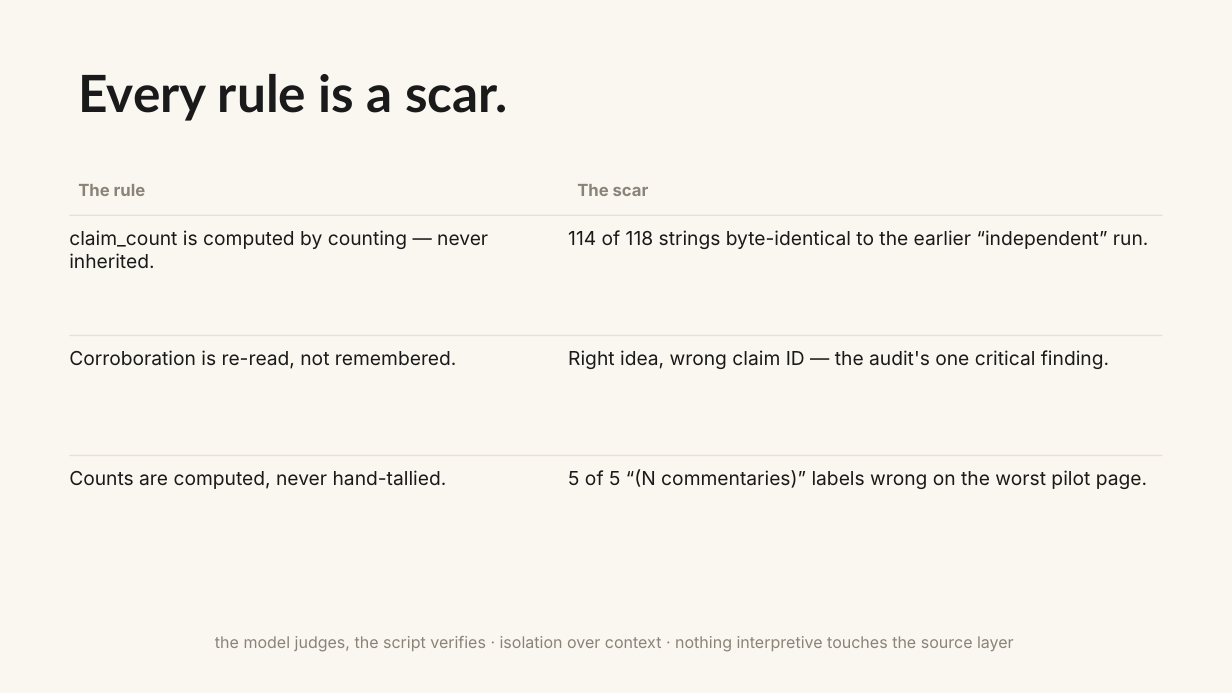
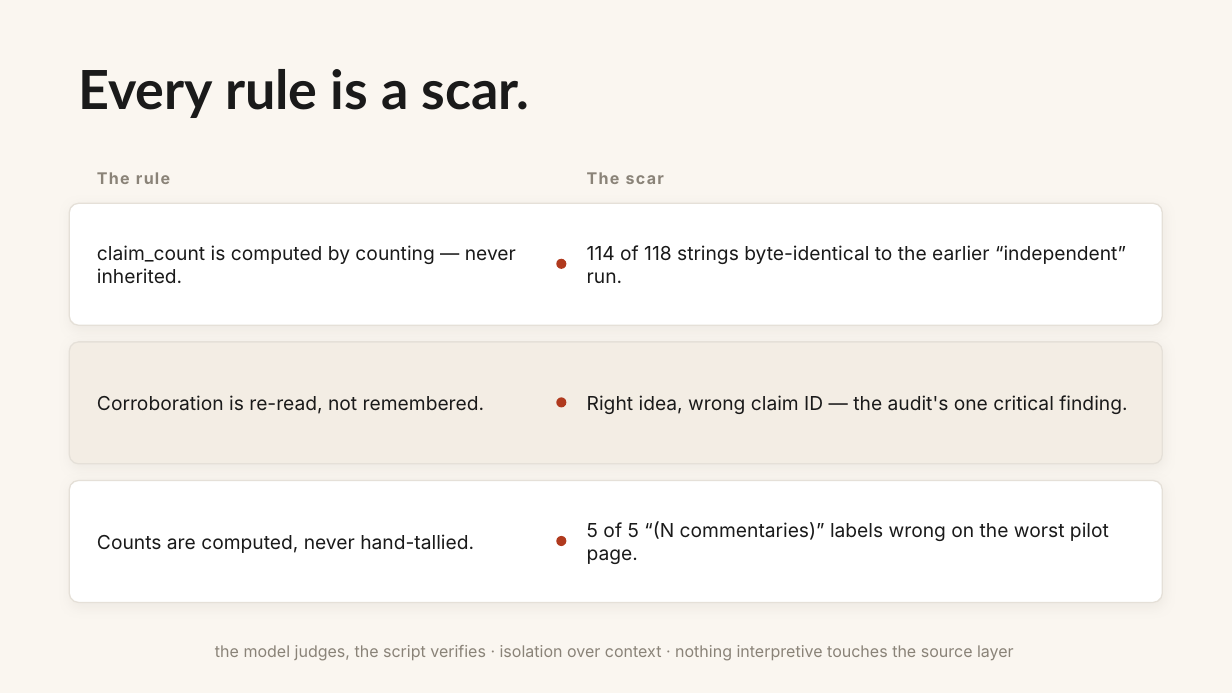
Before and after one commit to WeBuddhist/21-taras-rails, a slide deck: slide 11 of 0-INBOX/presentation-humanities-2026/verification-deck.pptx. Drawn at 1232x693 pixels with LibreOffice and Linux fonts; fonts in the diff are those of the drawing. Boxes give left, top, right and bottom in pixels: in the first picture for what was removed or moved away, otherwise in the second. Text is boxed around its words. In the diff, an @@ line names an element or a change of style, - is before the commit and + after.

```diff
--- a/0-INBOX/presentation-humanities-2026/verification-deck.pptx
+++ b/0-INBOX/presentation-humanities-2026/verification-deck.pptx
@@ text "Every rule is a scar." at [78, 69, 530, 118]: size 40 to 42 pt @@
@@ text "The rule" at [97, 172, 170, 184]: size 13 to 12.5 pt, letter spacing 0 to 1 pt @@
@@ text "The rule": place and size @@
-text "The rule" at [78, 184, 146, 196]
+text "The rule" at [97, 172, 170, 184]
@@ text "The scar": place and size @@
-text "The scar" at [577, 184, 649, 196]
+text "The scar" at [587, 172, 664, 184]
@@ text "The scar" at [587, 172, 664, 184]: size 13 to 12.5 pt, letter spacing 0 to 1 pt @@
@@ rounded rectangle added at [69, 203, 1163, 325], fill #FFFFFF, outline #E5E0D8 1 pt @@
@@ text "claim_count is computed by counting ...": place and size @@
-text "claim_count is computed by counting ..." at [69, 230, 488, 269]
+text "claim_count is computed by counting ..." at [97, 245, 516, 283]
@@ text "114 of 118 strings byte-identical ...": place and size @@
-text "114 of 118 strings byte-identical ..." at [568, 230, 1149, 249]
+text "114 of 118 strings byte-identical ..." at [587, 245, 1126, 283]
@@ line removed from (69, 215) to (1163, 215) @@
@@ ellipse added at [556, 259, 567, 269], fill #B03A1E @@
@@ line removed from (69, 335) to (1163, 335) @@
@@ rounded rectangle added at [69, 342, 1163, 464], fill #F3EDE4, outline #E5E0D8 1 pt @@
@@ text "Corroboration is re-read, not remembered.": place and size @@
-text "Corroboration is re-read, not remembered." at [69, 350, 457, 369]
+text "Corroboration is re-read, not remembered." at [97, 395, 485, 414]
@@ text "Right idea, wrong claim ID ...": place and size @@
-text "Right idea, wrong claim ID ..." at [568, 350, 1109, 369]
+text "Right idea, wrong claim ID ..." at [587, 395, 1127, 414]
@@ ellipse added at [556, 397, 567, 408], fill #B03A1E @@
@@ line removed from (69, 456) to (1163, 456) @@
@@ rounded rectangle added at [69, 481, 1163, 603], fill #FFFFFF, outline #E5E0D8 1 pt @@
@@ vertical alignment top to middle in 6 elements at [97, 245, 516, 283], [587, 245, 1126, 283], [587, 395, 1127, 414], [97, 395, 485, 414], [587, 521, 1109, 564], [97, 534, 474, 553] @@
@@ text "Counts are computed, never hand-tallied.": place and size @@
-text "Counts are computed, never hand-tallied." at [69, 470, 447, 489]
+text "Counts are computed, never hand-tallied." at [97, 534, 474, 553]
@@ text "5 of 5 “(N commentaries)” ...": place and size @@
-text "5 of 5 “(N commentaries)” ..." at [568, 469, 1147, 489]
+text "5 of 5 “(N commentaries)” ..." at [587, 521, 1109, 564]
@@ ellipse added at [556, 536, 567, 546], fill #B03A1E @@
@@ text "the model judges, the script ...": place and size @@
-text "the model judges, the script ..." at [215, 636, 1014, 652]
+text "the model judges, the script ..." at [215, 645, 1014, 661]
```
Also in this commit, not shown: 31 other slides changed.
